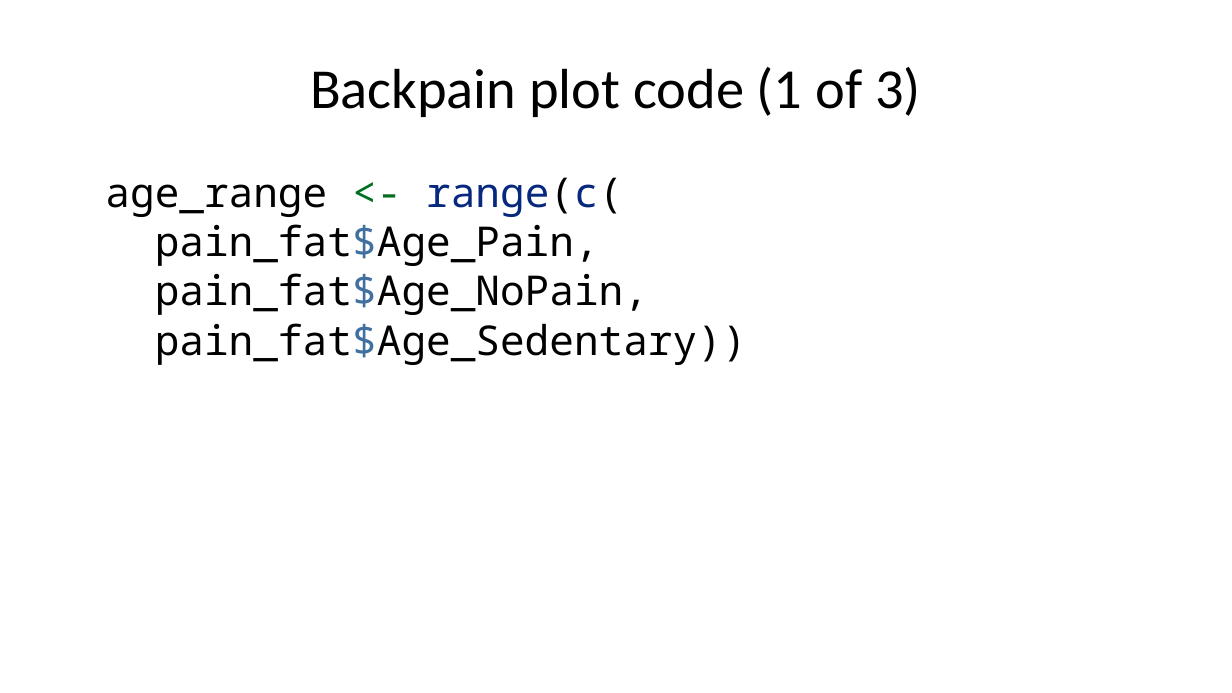
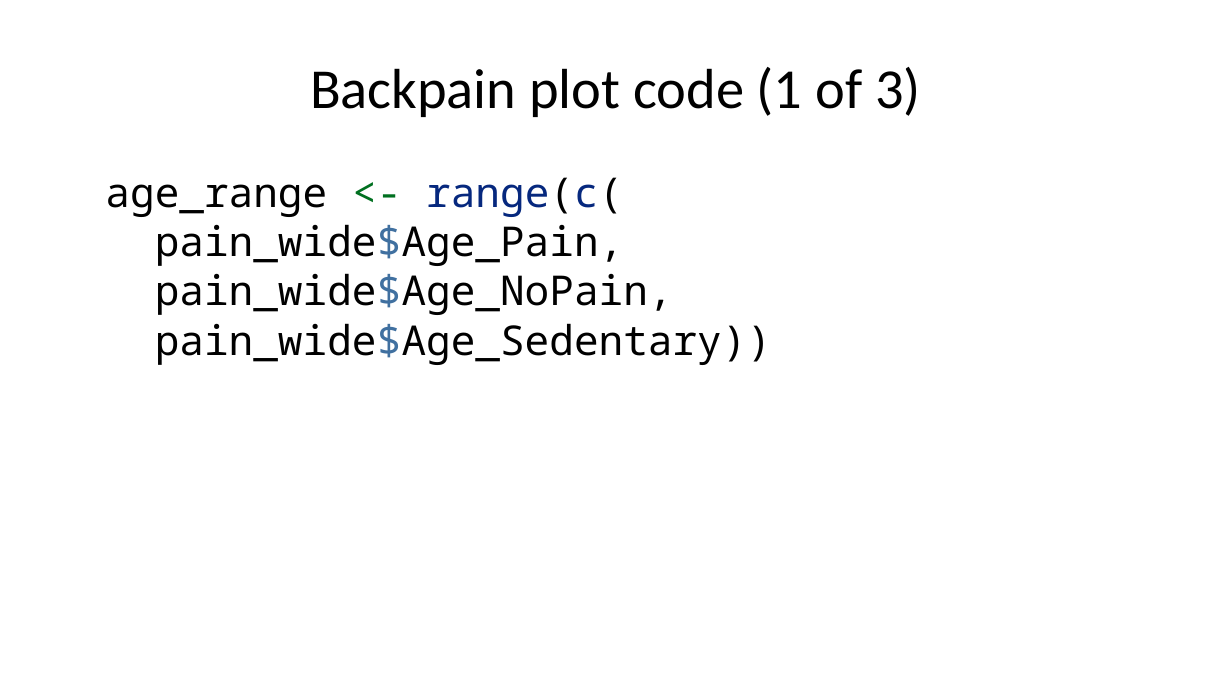
Before and after one commit to pmean/classes, a slide deck: slide 41 of introduction-to-r/results/v06-slides-and-speaker-notes.pptx. Drawn at 1232x693 pixels with LibreOffice and Linux fonts; fonts in the diff are those of the drawing. Boxes give left, top, right and bottom in pixels: in the first picture for what was removed or moved away, otherwise in the second. Text is boxed around its words. In the diff, an @@ line names an element or a change of style, - is before the commit and + after.

```diff
--- a/introduction-to-r/results/v06-slides-and-speaker-notes.pptx
+++ b/introduction-to-r/results/v06-slides-and-speaker-notes.pptx
@@ text at [105, 177, 771, 365]: text changed @@
-age_range <- range(c(
-pain_fat$Age_Pain,
-pain_fat$Age_NoPain,
-pain_fat$Age_Sedentary))
+age_range <- range(c(
+pain_wide$Age_Pain,
+pain_wide$Age_NoPain,
+pain_wide$Age_Sedentary))
```
Also in this commit, not shown: 15 other slides changed, 2 slides added, 5 other files.
